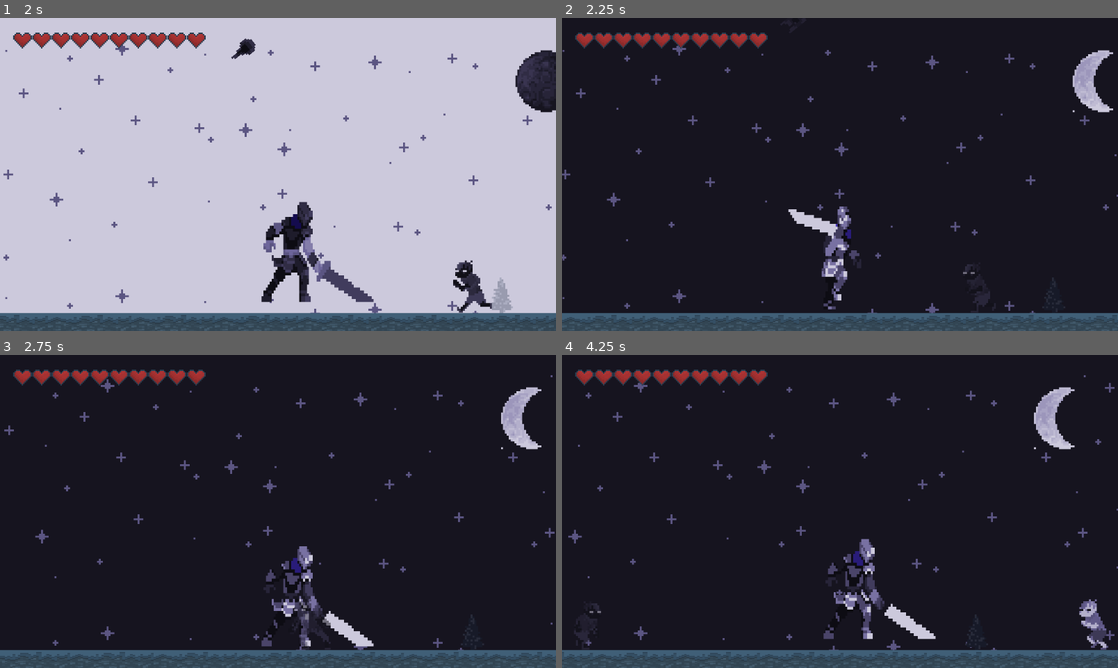
Above: before the commit, frames 1-4 (two rows, left to right).
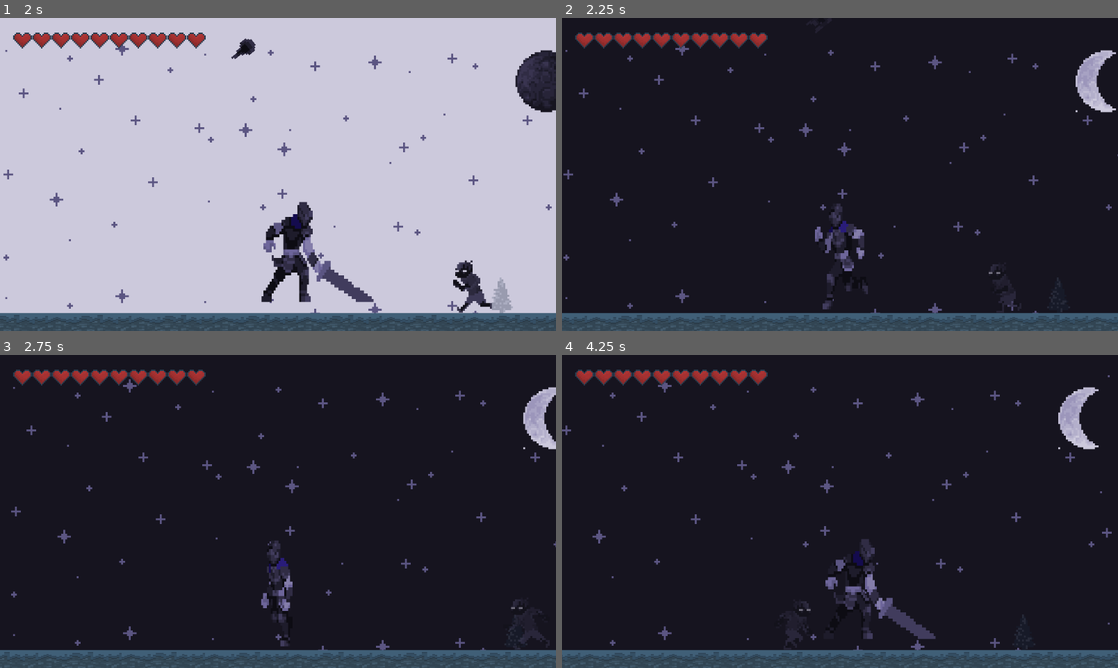
Above: after the commit, the same moments.

Repository: hugoc7/AbyssGameJam
Game: Godot game, scene res://levels/Level_Designtest.tscn
Same seed, same stepped clock (60 frames per second), same inputs: the game is played once before the commit and once after it. This scene is started directly instead of the project's main scene.
Inputs (mouse positions are in pixels of both pictures, inside the frame that each line leads up to):
- Up to frame 1 (2 s): move the mouse to (400, 158) at 0.52 s; hold Right mouse button (attack_range) 0.53-1.28 s; hold D (move_right) from 0.53 s (still down); tap W (jump) at 0.77, 1.52 s; move the mouse to (166, 190) at 1.27 s; click (166, 190) at 1.35 s
- Up to frame 2 (2.25 s): move the mouse to (895, 105) at 2.02 s; release D (move_right) at 2.03 s; hold A (move_left) from 2.03 s (still down); tap Space (switch_level_color) at 2.1 s
- Up to frame 3 (2.75 s): keep holding A (move_left)
- Up to frame 4 (4.25 s): move the mouse to (812, 574) at 2.77 s; release A (move_left) at 2.78 s; hold D (move_right) from 2.78 s (still down); right-click (812, 574) at 2.85 s; tap W (jump) at 3.02, 3.77 s; move the mouse to (1006, 558) at 3.52 s; press the mouse at (1006, 558) at 3.53 s

Frame 1 is identical in both runs. In frame 2, 3.8% of the frame differs, in the area x 0-100%, y 8-100%; in frame 3, 5.8%; in frame 4, 6.2%, in the area x 0-100%, y 6-100%.

Commit message:
Revert "add menu"
This reverts commit fe33b5bd7f0e39807a85f19a2d712e1aa2d472d9.

Diff:
--- a/enemy/contact/enemy_contact.tscn
+++ b/enemy/contact/enemy_contact.tscn
@@ -564,7 +564,7 @@
 [node name="Sprite" type="AnimatedSprite2D" parent="."]
 scale = Vector2(4, 4)
 sprite_frames = SubResource("SpriteFrames_xi85a")
-animation = &"idle_white"
+animation = &"atk_black"
 
 [node name="CooldownTimer" type="Timer" parent="."]
 one_shot = true
--- a/levels/Level_Designtest.tscn
+++ b/levels/Level_Designtest.tscn
@@ -219,5 +219,4 @@
 region_enabled = true
 region_rect = Rect2(-846.862, 0, 1420.86, 32)
 
-[connection signal="level_color_state_changed" from="." to="Player" method="_on_background_color_changed"]
 [connection signal="life_changed" from="Player" to="HUD" method="_on_player_life_changed"]
--- a/menu/main_menu.gd
+++ /dev/null
@@ -1,18 +0,0 @@
-extends Control
-
-@export var first_level : PackedScene
-
-# Called when the node enters the scene tree for the first time.
-func _ready():
-	$Title.play()
-
-# Called every frame. 'delta' is the elapsed time since the previous frame.
-func _process(delta):
-	pass
-
-
-func _on_play_pressed():
-	get_tree().change_scene_to_packed(first_level)
-
-func _on_quit_pressed():
-	get_tree().quit()
--- a/menu/main_menu.tscn
+++ b/menu/main_menu.tscn
@@ -1,283 +1,4 @@
-[gd_scene load_steps=44 format=3 uid="uid://bmul6447vnsfc"]
-
-[ext_resource type="Script" path="res://menu/main_menu.gd" id="1_k5tsu"]
-[ext_resource type="Texture2D" uid="uid://bh7gny0jc8oov" path="res://background/Background_Noir.png" id="1_krfk5"]
-[ext_resource type="Texture2D" uid="uid://dfifpouysp83t" path="res://menu/MainTitle-Sheet.png" id="2_ijevn"]
-[ext_resource type="PackedScene" uid="uid://3msm8m5agd32" path="res://levels/Level_Designtest.tscn" id="2_jqm4u"]
-
-[sub_resource type="AtlasTexture" id="AtlasTexture_d7cnl"]
-atlas = ExtResource("2_ijevn")
-region = Rect2(0, 0, 128, 64)
-
-[sub_resource type="AtlasTexture" id="AtlasTexture_e4fip"]
-atlas = ExtResource("2_ijevn")
-region = Rect2(128, 0, 128, 64)
-
-[sub_resource type="AtlasTexture" id="AtlasTexture_ox04v"]
-atlas = ExtResource("2_ijevn")
-region = Rect2(256, 0, 128, 64)
-
-[sub_resource type="AtlasTexture" id="AtlasTexture_2oojj"]
-atlas = ExtResource("2_ijevn")
-region = Rect2(384, 0, 128, 64)
-
-[sub_resource type="AtlasTexture" id="AtlasTexture_kgcas"]
-atlas = ExtResource("2_ijevn")
-region = Rect2(512, 0, 128, 64)
-
-[sub_resource type="AtlasTexture" id="AtlasTexture_tpmsg"]
-atlas = ExtResource("2_ijevn")
-region = Rect2(640, 0, 128, 64)
-
-[sub_resource type="AtlasTexture" id="AtlasTexture_hbwm7"]
-atlas = ExtResource("2_ijevn")
-region = Rect2(768, 0, 128, 64)
-
-[sub_resource type="AtlasTexture" id="AtlasTexture_i37nt"]
-atlas = ExtResource("2_ijevn")
-region = Rect2(896, 0, 128, 64)
-
-[sub_resource type="AtlasTexture" id="AtlasTexture_6u6lr"]
-atlas = ExtResource("2_ijevn")
-region = Rect2(1024, 0, 128, 64)
-
-[sub_resource type="AtlasTexture" id="AtlasTexture_pp2yj"]
-atlas = ExtResource("2_ijevn")
-region = Rect2(1152, 0, 128, 64)
-
-[sub_resource type="AtlasTexture" id="AtlasTexture_js6c1"]
-atlas = ExtResource("2_ijevn")
-region = Rect2(1280, 0, 128, 64)
-
-[sub_resource type="AtlasTexture" id="AtlasTexture_wf33k"]
-atlas = ExtResource("2_ijevn")
-region = Rect2(1408, 0, 128, 64)
-
-[sub_resource type="AtlasTexture" id="AtlasTexture_4n1wt"]
-atlas = ExtResource("2_ijevn")
-region = Rect2(1536, 0, 128, 64)
-
-[sub_resource type="AtlasTexture" id="AtlasTexture_76s3m"]
-atlas = ExtResource("2_ijevn")
-region = Rect2(1664, 0, 128, 64)
-
-[sub_resource type="AtlasTexture" id="AtlasTexture_5eesn"]
-atlas = ExtResource("2_ijevn")
-region = Rect2(1792, 0, 128, 64)
-
-[sub_resource type="AtlasTexture" id="AtlasTexture_5vreg"]
-atlas = ExtResource("2_ijevn")
-region = Rect2(1920, 0, 128, 64)
-
-[sub_resource type="AtlasTexture" id="AtlasTexture_w13aj"]
-atlas = ExtResource("2_ijevn")
-region = Rect2(2048, 0, 128, 64)
-
-[sub_resource type="AtlasTexture" id="AtlasTexture_ka14u"]
-atlas = ExtResource("2_ijevn")
-region = Rect2(2176, 0, 128, 64)
-
-[sub_resource type="AtlasTexture" id="AtlasTexture_bx0fb"]
-atlas = ExtResource("2_ijevn")
-region = Rect2(2304, 0, 128, 64)
-
-[sub_resource type="AtlasTexture" id="AtlasTexture_ppusm"]
-atlas = ExtResource("2_ijevn")
-region = Rect2(2432, 0, 128, 64)
-
-[sub_resource type="AtlasTexture" id="AtlasTexture_420ku"]
-atlas = ExtResource("2_ijevn")
-region = Rect2(2560, 0, 128, 64)
-
-[sub_resource type="AtlasTexture" id="AtlasTexture_5bwma"]
-atlas = ExtResource("2_ijevn")
-region = Rect2(2688, 0, 128, 64)
-
-[sub_resource type="AtlasTexture" id="AtlasTexture_b06dc"]
-atlas = ExtResource("2_ijevn")
-region = Rect2(2816, 0, 128, 64)
-
-[sub_resource type="AtlasTexture" id="AtlasTexture_pkyme"]
-atlas = ExtResource("2_ijevn")
-region = Rect2(2944, 0, 128, 64)
-
-[sub_resource type="AtlasTexture" id="AtlasTexture_si2b3"]
-atlas = ExtResource("2_ijevn")
-region = Rect2(3072, 0, 128, 64)
-
-[sub_resource type="AtlasTexture" id="AtlasTexture_6lpf8"]
-atlas = ExtResource("2_ijevn")
-region = Rect2(3200, 0, 128, 64)
-
-[sub_resource type="AtlasTexture" id="AtlasTexture_h70hj"]
-atlas = ExtResource("2_ijevn")
-region = Rect2(3328, 0, 128, 64)
-
-[sub_resource type="AtlasTexture" id="AtlasTexture_srp28"]
-atlas = ExtResource("2_ijevn")
-region = Rect2(3456, 0, 128, 64)
-
-[sub_resource type="AtlasTexture" id="AtlasTexture_ftmyy"]
-atlas = ExtResource("2_ijevn")
-region = Rect2(3584, 0, 128, 64)
-
-[sub_resource type="AtlasTexture" id="AtlasTexture_s6elw"]
-atlas = ExtResource("2_ijevn")
-region = Rect2(3712, 0, 128, 64)
-
-[sub_resource type="AtlasTexture" id="AtlasTexture_j0w1g"]
-atlas = ExtResource("2_ijevn")
-region = Rect2(3840, 0, 128, 64)
-
-[sub_resource type="AtlasTexture" id="AtlasTexture_pbbvr"]
-atlas = ExtResource("2_ijevn")
-region = Rect2(3968, 0, 128, 64)
-
-[sub_resource type="AtlasTexture" id="AtlasTexture_cfqi7"]
-atlas = ExtResource("2_ijevn")
-region = Rect2(4096, 0, 128, 64)
-
-[sub_resource type="AtlasTexture" id="AtlasTexture_ehqsl"]
-atlas = ExtResource("2_ijevn")
-region = Rect2(4224, 0, 128, 64)
-
-[sub_resource type="AtlasTexture" id="AtlasTexture_rkd23"]
-atlas = ExtResource("2_ijevn")
-region = Rect2(4352, 0, 128, 64)
-
-[sub_resource type="AtlasTexture" id="AtlasTexture_soxmi"]
-atlas = ExtResource("2_ijevn")
-region = Rect2(4480, 0, 128, 64)
-
-[sub_resource type="AtlasTexture" id="AtlasTexture_5oxov"]
-atlas = ExtResource("2_ijevn")
-region = Rect2(4608, 0, 128, 64)
-
-[sub_resource type="AtlasTexture" id="AtlasTexture_3neyh"]
-atlas = ExtResource("2_ijevn")
-region = Rect2(4736, 0, 128, 64)
-
-[sub_resource type="SpriteFrames" id="SpriteFrames_nmbu5"]
-animations = [{
-"frames": [{
-"duration": 1.0,
-"texture": SubResource("AtlasTexture_d7cnl")
-}, {
-"duration": 1.0,
-"texture": SubResource("AtlasTexture_e4fip")
-}, {
-"duration": 1.0,
-"texture": SubResource("AtlasTexture_ox04v")
-}, {
-"duration": 1.0,
-"texture": SubResource("AtlasTexture_2oojj")
-}, {
-"duration": 1.0,
-"texture": SubResource("AtlasTexture_kgcas")
-}, {
-"duration": 1.0,
-"texture": SubResource("AtlasTexture_tpmsg")
-}, {
-"duration": 1.0,
-"texture": SubResource("AtlasTexture_hbwm7")
-}, {
-"duration": 1.0,
-"texture": SubResource("AtlasTexture_i37nt")
-}, {
-"duration": 1.0,
-"texture": SubResource("AtlasTexture_6u6lr")
-}, {
-"duration": 1.0,
-"texture": SubResource("AtlasTexture_pp2yj")
-}, {
-"duration": 1.0,
-"texture": SubResource("AtlasTexture_js6c1")
-}, {
-"duration": 1.0,
-"texture": SubResource("AtlasTexture_wf33k")
-}, {
-"duration": 1.0,
-"texture": SubResource("AtlasTexture_4n1wt")
-}, {
-"duration": 1.0,
-"texture": SubResource("AtlasTexture_76s3m")
-}, {
-"duration": 1.0,
-"texture": SubResource("AtlasTexture_5eesn")
-}, {
-"duration": 1.0,
-"texture": SubResource("AtlasTexture_5vreg")
-}, {
-"duration": 1.0,
-"texture": SubResource("AtlasTexture_w13aj")
-}, {
-"duration": 1.0,
-"texture": SubResource("AtlasTexture_ka14u")
-}, {
-"duration": 1.0,
-"texture": SubResource("AtlasTexture_bx0fb")
-}, {
-"duration": 1.0,
-"texture": SubResource("AtlasTexture_ppusm")
-}, {
-"duration": 1.0,
-"texture": SubResource("AtlasTexture_420ku")
-}, {
-"duration": 1.0,
-"texture": SubResource("AtlasTexture_5bwma")
-}, {
-"duration": 1.0,
-"texture": SubResource("AtlasTexture_b06dc")
-}, {
-"duration": 1.0,
-"texture": SubResource("AtlasTexture_pkyme")
-}, {
-"duration": 1.0,
-"texture": SubResource("AtlasTexture_si2b3")
-}, {
-"duration": 1.0,
-"texture": SubResource("AtlasTexture_6lpf8")
-}, {
-"duration": 1.0,
-"texture": SubResource("AtlasTexture_h70hj")
-}, {
-"duration": 1.0,
-"texture": SubResource("AtlasTexture_srp28")
-}, {
-"duration": 1.0,
-"texture": SubResource("AtlasTexture_ftmyy")
-}, {
-"duration": 1.0,
-"texture": SubResource("AtlasTexture_s6elw")
-}, {
-"duration": 1.0,
-"texture": SubResource("AtlasTexture_j0w1g")
-}, {
-"duration": 1.0,
-"texture": SubResource("AtlasTexture_pbbvr")
-}, {
-"duration": 1.0,
-"texture": SubResource("AtlasTexture_cfqi7")
-}, {
-"duration": 1.0,
-"texture": SubResource("AtlasTexture_ehqsl")
-}, {
-"duration": 1.0,
-"texture": SubResource("AtlasTexture_rkd23")
-}, {
-"duration": 1.0,
-"texture": SubResource("AtlasTexture_soxmi")
-}, {
-"duration": 1.0,
-"texture": SubResource("AtlasTexture_5oxov")
-}, {
-"duration": 1.0,
-"texture": SubResource("AtlasTexture_3neyh")
-}],
-"loop": true,
-"name": &"default",
-"speed": 5.0
-}]
+[gd_scene format=3 uid="uid://bmul6447vnsfc"]
 
 [node name="MainMenu" type="Control"]
 layout_mode = 3
@@ -286,62 +7,19 @@
 anchor_bottom = 1.0
 grow_horizontal = 2
 grow_vertical = 2
-script = ExtResource("1_k5tsu")
-first_level = ExtResource("2_jqm4u")
 
-[node name="TextureRect" type="TextureRect" parent="."]
-visible = false
+[node name="Label" type="Label" parent="."]
 layout_mode = 1
-anchors_preset = 15
-anchor_right = 1.0
-anchor_bottom = 1.0
+anchors_preset = 8
+anchor_left = 0.5
+anchor_top = 0.5
+anchor_right = 0.5
+anchor_bottom = 0.5
+offset_left = -20.0
+offset_top = -11.5
+offset_right = 20.0
+offset_bottom = 11.5
 grow_horizontal = 2
 grow_vertical = 2
-texture = ExtResource("1_krfk5")
-
-[node name="Title" type="AnimatedSprite2D" parent="."]
-position = Vector2(567, 186)
-scale = Vector2(8, 8)
-sprite_frames = SubResource("SpriteFrames_nmbu5")
-
-[node name="HBoxContainer" type="HBoxContainer" parent="."]
-layout_mode = 1
-anchors_preset = 12
-anchor_top = 1.0
-anchor_right = 1.0
-anchor_bottom = 1.0
-offset_top = -95.0
-offset_bottom = -10.0
-grow_horizontal = 2
-grow_vertical = 0
-alignment = 1
-
-[node name="Play" type="Button" parent="HBoxContainer"]
-layout_mode = 2
-size_flags_horizontal = 4
-size_flags_vertical = 4
-theme_override_font_sizes/font_size = 64
-text = "Play"
-
-[node name="VSeparator2" type="VSeparator" parent="HBoxContainer"]
-layout_mode = 2
-
-[node name="Credit" type="Button" parent="HBoxContainer"]
-layout_mode = 2
-size_flags_horizontal = 4
-size_flags_vertical = 4
-theme_override_font_sizes/font_size = 64
-text = "Credits"
-
-[node name="VSeparator" type="VSeparator" parent="HBoxContainer"]
-layout_mode = 2
-
-[node name="Quit" type="Button" parent="HBoxContainer"]
-layout_mode = 2
-size_flags_horizontal = 4
-size_flags_vertical = 4
-theme_override_font_sizes/font_size = 64
-text = "Quit"
-
-[connection signal="pressed" from="HBoxContainer/Play" to="." method="_on_play_pressed"]
-[connection signal="pressed" from="HBoxContainer/Quit" to="." method="_on_quit_pressed"]
+theme_override_font_sizes/font_size = 32
+text = "MENU PRINCIPAL"
Binary file removed: menu/MainTitle-Sheet.png
Not shown, removed: menu/MainTitle-Sheet.png.import
